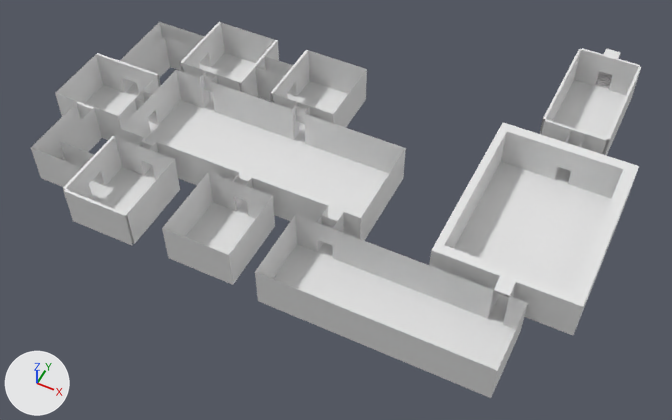
The Blender file Dream115/Assets/Models/Floors/p1.blend as it was, and as the next commit left it.
Both versions are drawn from a 50 mm camera at (34.0, -250.0, 255.0) aimed at (-73.0, -35.0, -13.0). The axes (+X, +Y, +Z) are drawn at lower left. The lights are the same throughout.
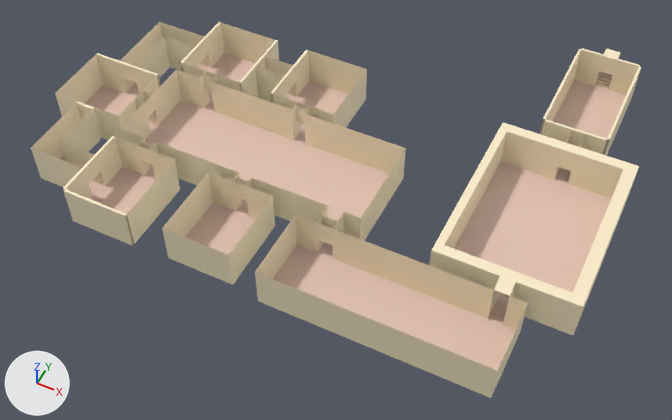
Location of each change, [x1, y1, x2, y2] in pixels of the pictures (672 x 420 px):
part 1 of me_plane, recoloured (grey to beige)
    both: [31, 22, 406, 285]
part 2 of me_plane, recoloured (grey to beige)
    both: [255, 48, 641, 398]
part 3 of me_plane, recoloured (white to beige)
    both: [60, 53, 390, 258]
part 4 of me_plane, recoloured (white to beige)
    both: [454, 72, 626, 325]
part 5 of me_plane, recoloured (white to beige)
    both: [273, 245, 516, 371]

The edits, one by one:
Material 'Material' (mat_material) is new.
Its base color is (1.0, 0.872, 0.607) (beige #fff0cc).
Material 'Material.001' (mat_material_001) is new.
Its base color is (0.8, 0.561, 0.47) (beige #e7c5b6).
me_plane has 631 vertices, 555 faces and spans x -15.8..2.2, y -5.8..1.2, z 0.0..1.3.
me_plane is used by ob_plane; location (0.0, 40.9, 0.0); scale (11.8, 23.2, 12.8).
me_plane part 1: 336 of the faces centred in x -15.8..-4.5, y -5.8..-1.2, z 0.3..1.3 switch from no material to mat_material (beige #fff0cc).
me_plane part 2: 132 of the faces centred in x -2.7..2.2, y -5.8..1.2, z 0.0..1.2 switch from no material to mat_material (beige #fff0cc).
me_plane part 3: 63 of the faces centred in x -15.5..-5.3, y -5.6..-1.3, z 0.0 switch from no material to mat_material_001 (beige #e7c5b6).
me_plane part 4: 23 of the faces centred in x -1.0..1.1, y -4.5..1.2, z 0.0..0.3 switch from no material to mat_material_001 (beige #e7c5b6).
me_plane part 5: 1 of the faces centred in x -2.7, y -5.2, z 0.0 switch from no material to mat_material_001 (beige #e7c5b6).
